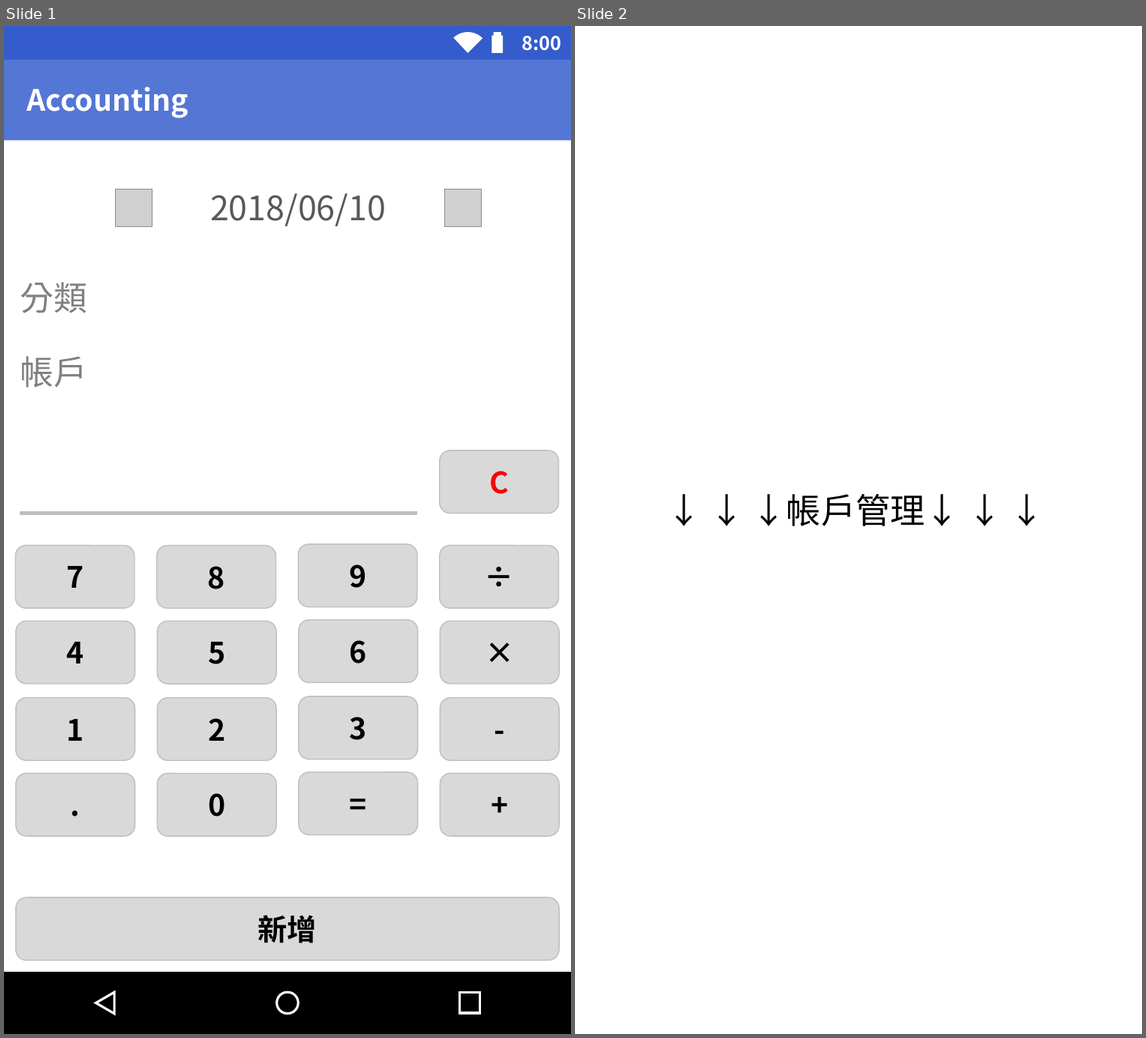
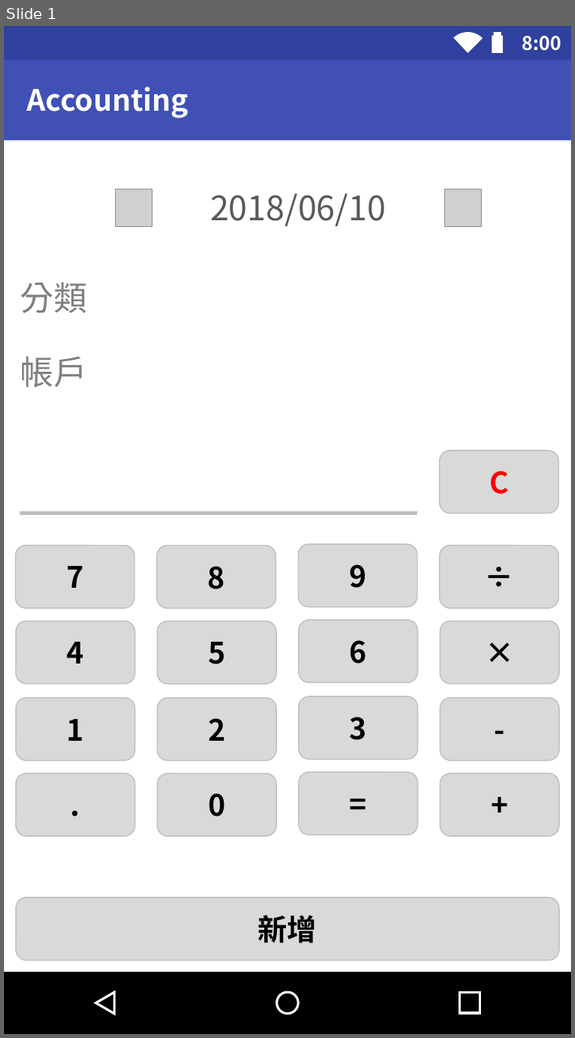
Before and after one commit to OctupusTea/OOAD, a slide deck: Final/影片動畫-孟瑾.pptx. Shown side by side, each under a label of ours: slides 1 and 2 before the commit, slide 1 after it. The pictures are 1146x1038 and 575x1038 pixels, drawn with LibreOffice and Linux fonts; fonts in the diff are those of the drawing; grey boxes stand for pictures. Boxes give left, top, right and bottom in pixels: in the first picture for what was removed or moved away, otherwise in the second. Text is boxed around its words. In the diff, an @@ line names an element or a change of style, - is before the commit and + after.

```diff
--- a/Final/影片動畫-孟瑾.pptx
+++ b/Final/影片動畫-孟瑾.pptx
@@ slide 2 removed at (575,26,1142,1034), background #FFFFFF @@
@@ title removed at (752,494,960,526) @@
-↓ ↓ ↓帳戶管理↓ ↓ ↓
@@ slide 1 changed as well @@
@@ rectangle at (4,26,571,59): fill #345CCC to #30409F @@
@@ rectangle at (4,59,571,140): fill #5476D4 to #4050B5 @@
```
Also in this commit, not shown: 8 other slides changed, 5 slides added, 1 other slide removed, 1 other file.
